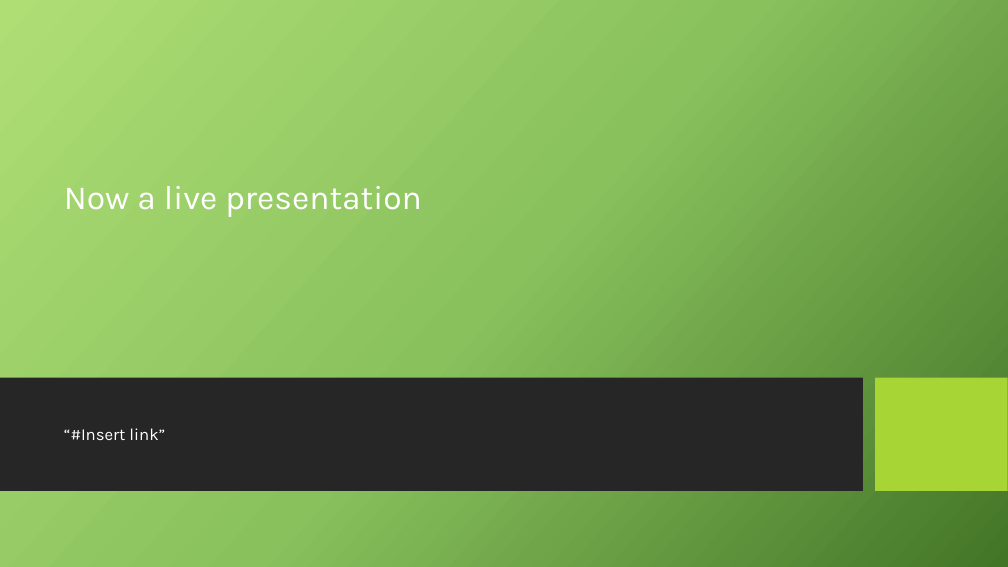
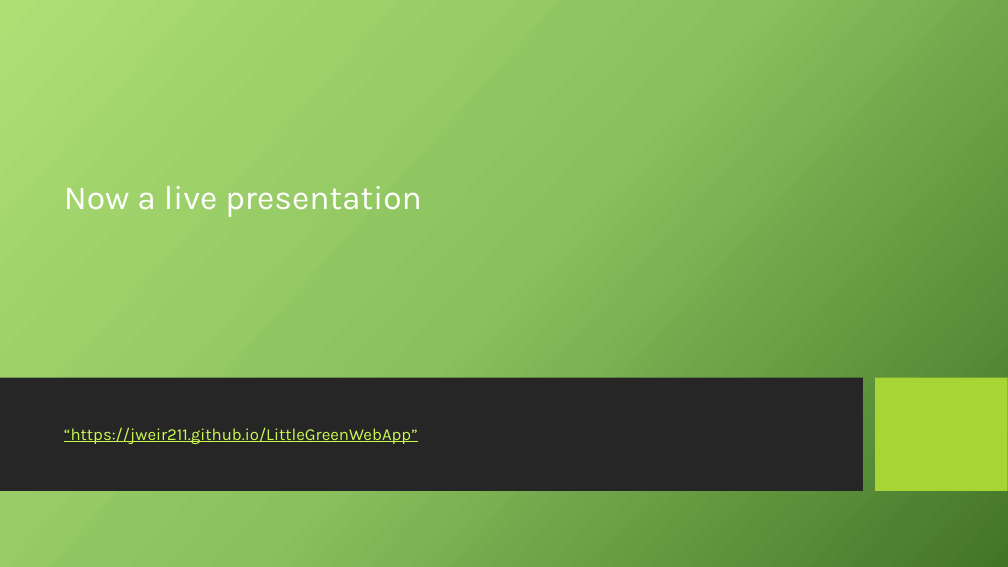
Before and after one commit to jweir211/LittleGreenWebApp, a slide deck: slide 7 of The Little Green Web App.pptx. Drawn at 1008x567 pixels with LibreOffice and Linux fonts; fonts in the diff are those of the drawing; background and template pictures are left out. Boxes give left, top, right and bottom in pixels: in the first picture for what was removed or moved away, otherwise in the second. Text is boxed around its words. In the diff, an @@ line names an element or a change of style, - is before the commit and + after.

```diff
--- a/The Little Green Web App.pptx
+++ b/The Little Green Web App.pptx
@@ text at box(64, 427, 418, 444): text changed; text colour #FFFFFF to #CAFB50 @@
-“#Insert link”
+“https://jweir211.github.io/LittleGreenWebApp”
```
Also in this commit, not shown: 1 slide removed.
